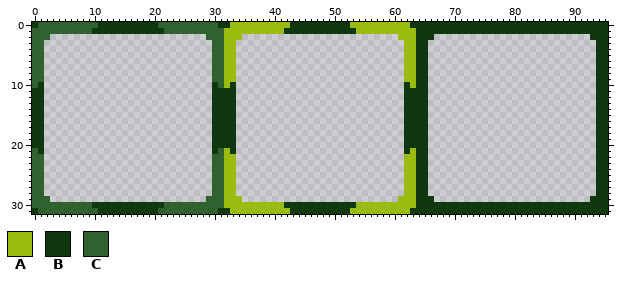
Pixel-art file -- Assets/Sprites/UI/UISelection.aseprite. Above, as it was before the edit.
96x32 pixels, 1 frame.
Visible layers, top first: "Inactive", "Active", "Hovered".
Palette (. is transparent): A #9bbc0f  B #0f380f  C #306230
Pixels before, first column x 0:
 0 BCCCCCCCCCCBBBBBBBBBBCCCCCCCCCCBBAAAAAAAAAABBBBBBBBBBAAAAAAAAAABBBBBBBBBBBBBBBBBBBBBBBBBBBBBBBBB
 1 CCCCCCCCCCBBBBBBBBBBBBCCCCCCCCCCAAAAAAAAAABBBBBBBBBBBBAAAAAAAAAABBBBBBBBBBBBBBBBBBBBBBBBBBBBBBBB
 2 CCC..........................CCCAAA..........................AAABBB..........................BBB
 3 CC............................CCAA............................AABB............................BB
 4 CC............................CCAA............................AABB............................BB
 5 CC............................CCAA............................AABB............................BB
 6 CC............................CCAA............................AABB............................BB
 7 CC............................CCAA............................AABB............................BB
 8 CC............................CCAA............................AABB............................BB
 9 CC............................CCAA............................AABB............................BB
10 CB............................BCAB............................BABB............................BB
11 BB............................BBBB............................BBBB............................BB
12 BB............................BBBB............................BBBB............................BB
13 BB............................BBBB............................BBBB............................BB
14 BB............................BBBB............................BBBB............................BB
15 BB............................BBBB............................BBBB............................BB
16 BB............................BBBB............................BBBB............................BB
17 BB............................BBBB............................BBBB............................BB
18 BB............................BBBB............................BBBB............................BB
19 BB............................BBBB............................BBBB............................BB
20 BB............................BBBB............................BBBB............................BB
21 CB............................BCAB............................BABB............................BB
22 CC............................CCAA............................AABB............................BB
23 CC............................CCAA............................AABB............................BB
24 CC............................CCAA............................AABB............................BB
25 CC............................CCAA............................AABB............................BB
26 CC............................CCAA............................AABB............................BB
27 CC............................CCAA............................AABB............................BB
28 CC............................CCAA............................AABB............................BB
29 CCC..........................CCCAAA..........................AAABBB..........................BBB
30 CCCCCCCCCCBBBBBBBBBBBBCCCCCCCCCCAAAAAAAAAABBBBBBBBBBBBAAAAAAAAAABBBBBBBBBBBBBBBBBBBBBBBBBBBBBBBB
31 BCCCCCCCCCCBBBBBBBBBBCCCCCCCCCCBBAAAAAAAAAABBBBBBBBBBAAAAAAAAAABBBBBBBBBBBBBBBBBBBBBBBBBBBBBBBBB
New version:
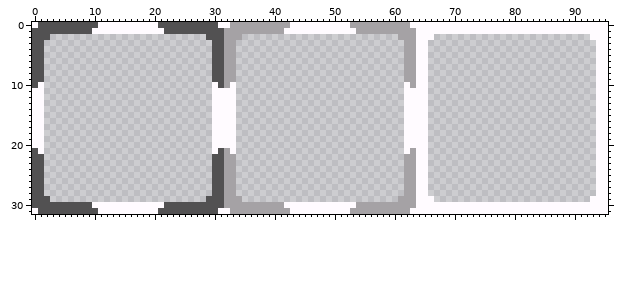
Difference:
Colour A changes from #9bbc0f to #a5a2a5.
Colour B changes from #0f380f to #fffbff.
Colour C changes from #306230 to #525152.
Where, in picture pixels (left, top, right, bottom), the same in both pictures:
changed: (32, 22, 608, 214)
